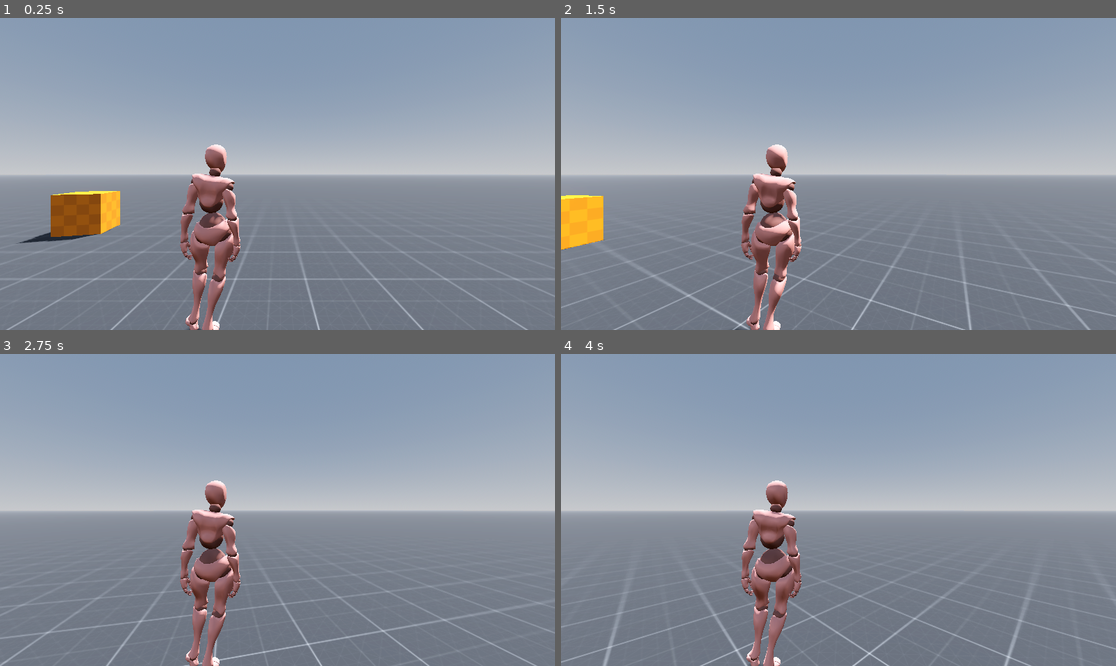
Above: before the commit, frames 1-4 (two rows, left to right).
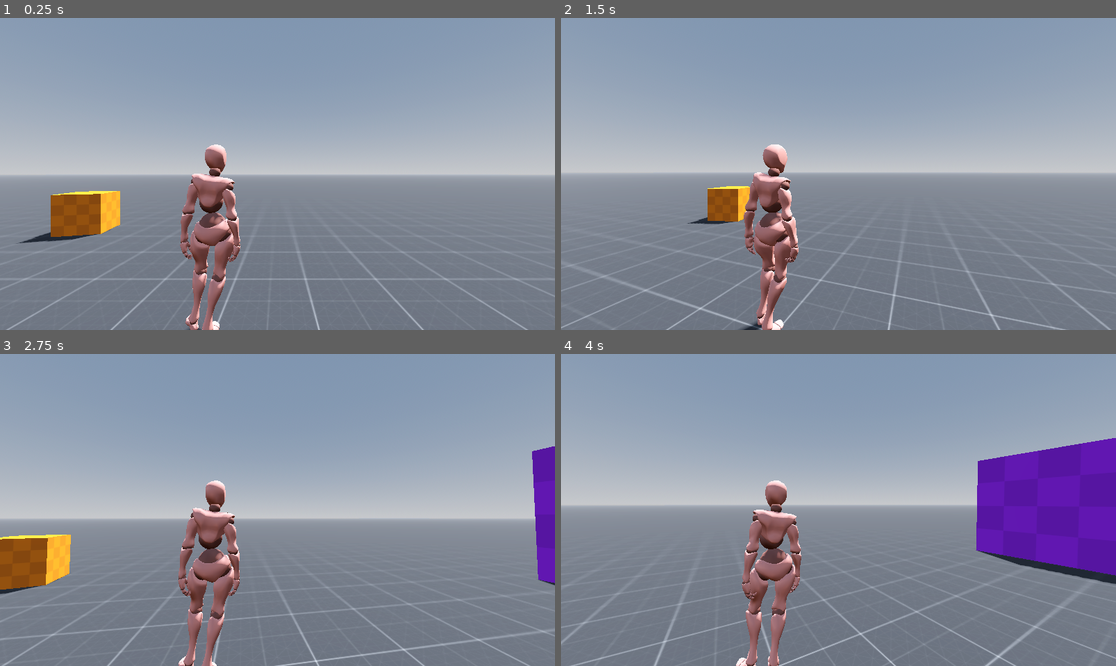
Above: after the commit, the same moments.

Repository: LightningFrisk/GunWitch
Game: Godot game, scene res://scenes/levels/levelBase.tscn
Same seed, same stepped clock (60 frames per second), same inputs: the game is played once before the commit and once after it.
Inputs (mouse positions are in pixels of both pictures, inside the frame that each line leads up to):
- Up to frame 1 (0.25 s): no input
- Up to frame 2 (1.5 s): tap Enter (ui_accept) at 0.5, 0.77 s; move the mouse to (866, 174) at 0.52 s; hold Shift (run, bound only after the commit) 0.53-1.28 s; hold Up (ui_up) from 0.53 s (still down); move the mouse to (810, 174) at 1.27 s; tap Shift (run, bound only after the commit) at 1.35 s
- Up to frame 3 (2.75 s): keep holding Up (ui_up); tap Enter (ui_accept) at 1.52 s; move the mouse to (288, 503) at 2.02 s; hold Shift (run, bound only after the commit) from 2.03 s (still down)
- Up to frame 4 (4 s): keep holding Up (ui_up); move the mouse to (832, 516) at 2.77 s; release Shift (run, bound only after the commit) at 2.78 s; tap Shift (run, bound only after the commit) at 2.85 s; tap Enter (ui_accept) at 3.02, 3.77 s; move the mouse to (877, 513) at 3.52 s; hold Shift (run, bound only after the commit) from 3.53 s (still down)

The runs differ from the first frame. In frame 1, less than 0.1% of the frame differs, in the area x 32-44%, y 40-100%; in frame 2, 6.7%; in frame 3, 8.8%; in frame 4, 15%, in the area x 0-100%, y 26-100%.

Commit message:
animation

Diff:
--- a/project.godot
+++ b/project.godot
@@ -14,3 +14,31 @@
 run/main_scene="res://scenes/levels/levelBase.tscn"
 config/features=PackedStringArray("4.3", "Mobile")
 config/icon="res://icon.svg"
+
+[input]
+
+forward={
+"deadzone": 0.5,
+"events": [Object(InputEventKey,"resource_local_to_scene":false,"resource_name":"","device":-1,"window_id":0,"alt_pressed":false,"shift_pressed":false,"ctrl_pressed":false,"meta_pressed":false,"pressed":false,"keycode":0,"physical_keycode":87,"key_label":0,"unicode":119,"location":0,"echo":false,"script":null)
+]
+}
+backward={
+"deadzone": 0.5,
+"events": [Object(InputEventKey,"resource_local_to_scene":false,"resource_name":"","device":-1,"window_id":0,"alt_pressed":false,"shift_pressed":false,"ctrl_pressed":false,"meta_pressed":false,"pressed":false,"keycode":0,"physical_keycode":83,"key_label":0,"unicode":115,"location":0,"echo":false,"script":null)
+]
+}
+left={
+"deadzone": 0.5,
+"events": [Object(InputEventKey,"resource_local_to_scene":false,"resource_name":"","device":-1,"window_id":0,"alt_pressed":false,"shift_pressed":false,"ctrl_pressed":false,"meta_pressed":false,"pressed":false,"keycode":0,"physical_keycode":65,"key_label":0,"unicode":97,"location":0,"echo":false,"script":null)
+]
+}
+right={
+"deadzone": 0.5,
+"events": [Object(InputEventKey,"resource_local_to_scene":false,"resource_name":"","device":-1,"window_id":0,"alt_pressed":false,"shift_pressed":false,"ctrl_pressed":false,"meta_pressed":false,"pressed":false,"keycode":0,"physical_keycode":68,"key_label":0,"unicode":100,"location":0,"echo":false,"script":null)
+]
+}
+run={
+"deadzone": 0.5,
+"events": [Object(InputEventKey,"resource_local_to_scene":false,"resource_name":"","device":-1,"window_id":0,"alt_pressed":false,"shift_pressed":false,"ctrl_pressed":false,"meta_pressed":false,"pressed":false,"keycode":0,"physical_keycode":4194325,"key_label":0,"unicode":0,"location":0,"echo":false,"script":null)
+]
+}
--- a/scenes/characters/player.tscn
+++ b/scenes/characters/player.tscn
@@ -18,8 +18,90 @@
 [node name="mixamo_base" parent="visuals" instance=ExtResource("1_x0jky")]
 transform = Transform3D(-1, 0, -8.74228e-08, 0, 1, 0, 8.74228e-08, 0, -1, 0, 0, 0)
 
+[node name="Skeleton3D" parent="visuals/mixamo_base/Armature" index="0"]
+bones/0/position = Vector3(0.502052, 1.85239, -93.2698)
+bones/0/rotation = Quaternion(-0.637624, -0.0806043, -0.0364545, 0.765251)
+bones/1/rotation = Quaternion(-0.0598698, 0.0256174, 0.0556677, 0.996324)
+bones/2/rotation = Quaternion(0.0717239, -0.00760409, 0.0109643, 0.997335)
+bones/3/rotation = Quaternion(0.0580737, -0.0154308, 0.0489325, 0.996993)
+bones/4/rotation = Quaternion(-0.0906655, 0.0129973, -0.0338912, 0.99522)
+bones/5/rotation = Quaternion(-0.180023, 0.0296985, 0.0141089, 0.983113)
+bones/7/rotation = Quaternion(-0.566459, 0.462302, -0.534087, -0.424443)
+bones/8/rotation = Quaternion(0.29228, -0.128568, -0.284878, 0.903818)
+bones/9/position = Vector3(-3.26829e-07, 27.8415, -1.56746e-05)
+bones/9/rotation = Quaternion(-1.1676e-07, 6.87784e-08, -0.664083, 0.747659)
+bones/10/rotation = Quaternion(-0.182633, 0.0885107, -0.12521, 0.971151)
+bones/11/position = Vector3(2.68185, 2.46481, 1.57396)
+bones/11/rotation = Quaternion(0.174271, 0.0164179, -0.169032, 0.969943)
+bones/12/position = Vector3(-1.71402e-05, 4.18899, 3.34412e-06)
+bones/12/rotation = Quaternion(-0.0609711, 0.0499568, 0.18656, 0.979276)
+bones/13/position = Vector3(6.76829e-06, 3.41626, -3.88685e-06)
+bones/13/rotation = Quaternion(0.0130981, 0.0680695, -0.127575, 0.989404)
+bones/15/rotation = Quaternion(0.506082, 0.00789462, 0.0727946, 0.859372)
+bones/16/position = Vector3(7.63617e-06, 3.69999, 4.56077e-06)
+bones/16/rotation = Quaternion(0.489334, 0.00324111, 0.0555386, 0.87032)
+bones/17/rotation = Quaternion(0.417247, 0.00501147, 0.0327469, 0.908189)
+bones/19/rotation = Quaternion(0.535482, 0.0285319, 0.0882552, 0.839438)
+bones/20/position = Vector3(-7.08639e-06, 3.70001, -1.87023e-05)
+bones/20/rotation = Quaternion(0.532796, 0.00460242, 0.0595112, 0.844136)
+bones/21/position = Vector3(-7.47226e-06, 2.94998, -1.84806e-05)
+bones/21/rotation = Quaternion(0.475773, 0.000463029, 0.0485126, 0.878229)
+bones/23/rotation = Quaternion(0.635558, 0.0269692, 0.103746, 0.764575)
+bones/24/position = Vector3(-7.28137e-06, 3.37927, -1.40826e-05)
+bones/24/rotation = Quaternion(0.574703, -0.00392588, 0.0596771, 0.816174)
+bones/25/position = Vector3(7.57302e-06, 2.88969, -1.37506e-06)
+bones/25/rotation = Quaternion(0.45717, 0.00321386, 0.0312965, 0.888823)
+bones/27/rotation = Quaternion(0.65248, 0.0289567, 0.120554, 0.747595)
+bones/28/position = Vector3(7.07624e-06, 3.6, -1.58076e-05)
+bones/28/rotation = Quaternion(0.671006, 0.00470511, 0.0662382, 0.738473)
+bones/29/position = Vector3(-1.45187e-06, 2.09997, -1.63674e-05)
+bones/29/rotation = Quaternion(0.434524, 0.013223, 0.027167, 0.900153)
+bones/31/rotation = Quaternion(0.591388, 0.467704, -0.542474, 0.370453)
+bones/32/position = Vector3(-3.25683e-06, 10.8377, 5.32075e-06)
+bones/32/rotation = Quaternion(0.467791, 0.174031, -0.146014, 0.854146)
+bones/33/position = Vector3(4.30356e-07, 27.8415, -4.95859e-06)
+bones/33/rotation = Quaternion(1.79168e-07, -2.57983e-07, 0.664884, 0.746947)
+bones/34/position = Vector3(-1.11412e-06, 28.3288, -1.13054e-06)
+bones/34/rotation = Quaternion(0.0683043, 0.108704, 0.0633265, 0.989701)
+bones/35/rotation = Quaternion(0.193711, 0.0680091, 0.216124, 0.954537)
+bones/36/position = Vector3(2.06999e-06, 4.1871, 2.22511e-05)
+bones/36/rotation = Quaternion(-0.0676346, -0.00898065, -0.152558, 0.985937)
+bones/37/position = Vector3(4.43788e-07, 3.41839, -3.46541e-07)
+bones/37/rotation = Quaternion(0.0352038, 0.000743004, 0.0634178, 0.997366)
+bones/39/position = Vector3(-2.25986, 9.10932, 0.518024)
+bones/39/rotation = Quaternion(0.673396, -0.0292656, -0.106639, 0.730965)
+bones/40/position = Vector3(1.37787e-07, 3.70001, -1.0438e-05)
+bones/40/rotation = Quaternion(0.557295, -0.00371715, -0.0621211, 0.827979)
+bones/41/position = Vector3(2.24592e-06, 2.85001, -1.55393e-05)
+bones/41/rotation = Quaternion(0.460152, -0.00100088, -0.0449339, 0.886702)
+bones/43/position = Vector3(-3.58487e-05, 9.53341, -3.20925e-05)
+bones/43/rotation = Quaternion(0.692154, -0.0296121, -0.107872, 0.713028)
+bones/44/rotation = Quaternion(0.474003, -0.00405665, -0.0538591, 0.878865)
+bones/45/rotation = Quaternion(0.491516, 0.000273898, -0.0512343, 0.86936)
+bones/47/position = Vector3(1.86509, 9.10454, 0.0430213)
+bones/47/rotation = Quaternion(0.683619, -0.0354758, -0.0992431, 0.722189)
+bones/48/rotation = Quaternion(0.548908, 0.00375028, -0.0571572, 0.833918)
+bones/49/position = Vector3(-1.65311e-06, 2.95, -2.96215e-05)
+bones/49/rotation = Quaternion(0.533687, 0.00549645, -0.0528805, 0.844009)
+bones/51/rotation = Quaternion(0.755498, -0.0357854, -0.111782, 0.644551)
+bones/52/rotation = Quaternion(0.547839, -0.00384353, -0.0537168, 0.834849)
+bones/53/rotation = Quaternion(0.493327, -0.00058818, -0.0560762, 0.868035)
+bones/55/rotation = Quaternion(-0.0299849, 0.203976, 0.965888, -0.156699)
+bones/56/rotation = Quaternion(-0.404093, -0.0245121, -0.0403002, 0.913501)
+bones/57/rotation = Quaternion(0.671035, -0.0179181, -0.0351387, 0.740376)
+bones/58/rotation = Quaternion(0.360788, -2.01841e-08, -7.4752e-08, 0.932648)
+bones/60/rotation = Quaternion(-0.00883994, 0.507863, 0.85596, -0.0965905)
+bones/61/rotation = Quaternion(-0.925539, 0.00369684, -0.00391648, 0.378615)
+bones/62/rotation = Quaternion(0.348231, -0.0111269, -0.0139126, 0.93724)
+bones/63/rotation = Quaternion(0.33446, 3.75871e-08, -1.3693e-07, 0.94241)
+
+[node name="AnimationPlayer" parent="visuals/mixamo_base" index="1"]
+playback_default_blend_time = 0.2
+
 [node name="cameraMount" type="Node3D" parent="."]
 transform = Transform3D(1, 0, 0, 0, 1, 0, 0, 0, 1, 0, 1.3, 0)
 
 [node name="Camera3D" type="Camera3D" parent="cameraMount"]
 transform = Transform3D(1, 0, 0, 0, 1, 0, 0, 0, 1, 0.6, 0.2, 1.9)
+
+[editable path="visuals/mixamo_base"]
--- a/scripts/player.gd
+++ b/scripts/player.gd
@@ -1,10 +1,20 @@
 extends CharacterBody3D
 
+@onready var camera_mount = $cameraMount
+@onready var animation_player = $visuals/mixamo_base/AnimationPlayer
+@onready var visuals = $visuals
 
-const SPEED = 5.0
+var SPEED = 2.8
 const JUMP_VELOCITY = 4.5
 
-var sens_horizontal = .5
+var walking_speed = 3.0
+var running_speed = 5.0
+
+var running = false
+var is_locked = false
+
+@export var sens_horizontal = .35
+@export var sens_vertical = .2
 
 func _ready():
 	Input.mouse_mode = Input.MOUSE_MODE_CAPTURED
@@ -12,8 +22,18 @@
 func _input(event):
 	if event is InputEventMouseMotion:
 		rotate_y(deg_to_rad(-event.relative.x * sens_horizontal)) #converts mousemovement to camera movement
+		visuals.rotate_y(deg_to_rad(event.relative.x * sens_horizontal))
+		camera_mount.rotate_x(deg_to_rad(-event.relative.y * sens_vertical))
 
 func _physics_process(delta: float) -> void:
+
+	if Input.is_action_pressed("run"):
+		SPEED = running_speed
+		running = true
+	else:
+		SPEED = walking_speed
+		running = false
+
 	# Add the gravity.
 	if not is_on_floor():
 		velocity += get_gravity() * delta
@@ -24,13 +44,24 @@
 
 	# Get the input direction and handle the movement/deceleration.
 	# As good practice, you should replace UI actions with custom gameplay actions.
-	var input_dir := Input.get_vector("ui_left", "ui_right", "ui_up", "ui_down")
+	var input_dir := Input.get_vector("left", "right", "forward", "backward")
 	var direction := (transform.basis * Vector3(input_dir.x, 0, input_dir.y)).normalized()
 	if direction:
+		if animation_player.current_animation != "walking" and !running:
+			animation_player.play("walking")
+
+		if animation_player.current_animation != "running" and running:
+			animation_player.play("running")
+
+		visuals.look_at(position + direction)
+
 		velocity.x = direction.x * SPEED
 		velocity.z = direction.z * SPEED
 	else:
+		if animation_player.current_animation != "idle":
+			animation_player.play("idle")
+
 		velocity.x = move_toward(velocity.x, 0, SPEED)
 		velocity.z = move_toward(velocity.z, 0, SPEED)
-
-	move_and_slide()
+	if !is_locked:
+		move_and_slide()
